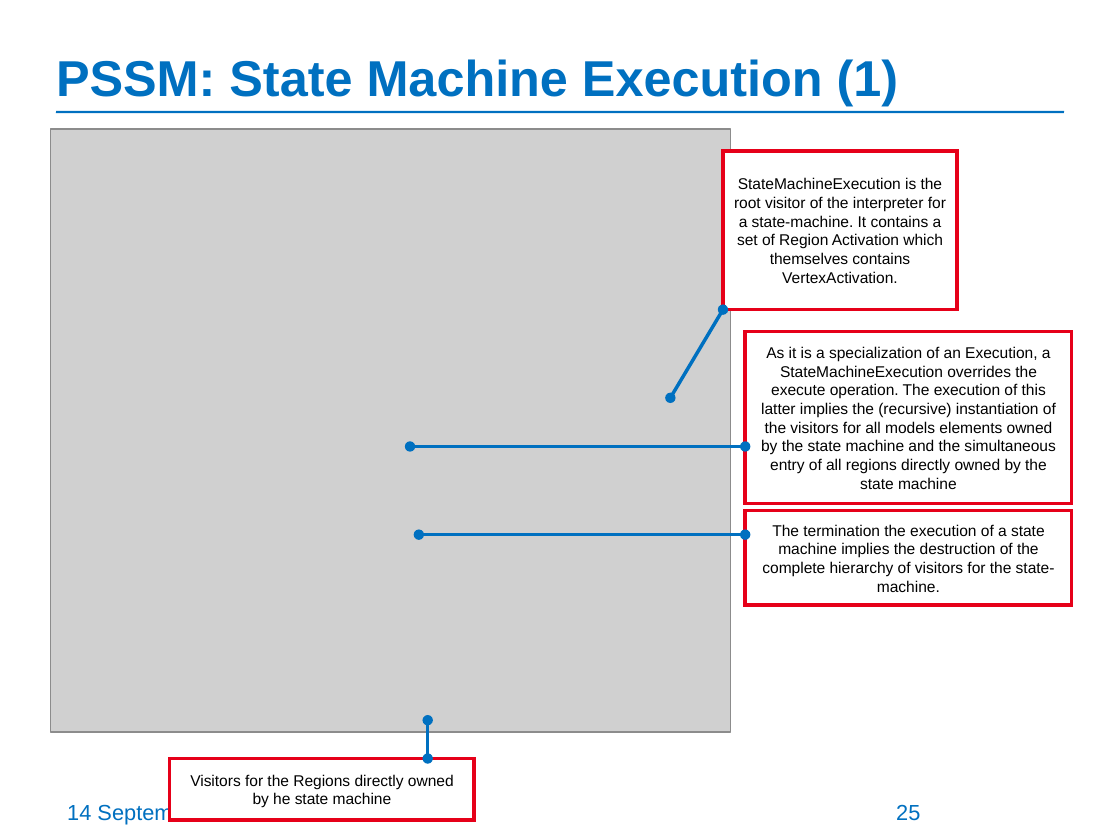
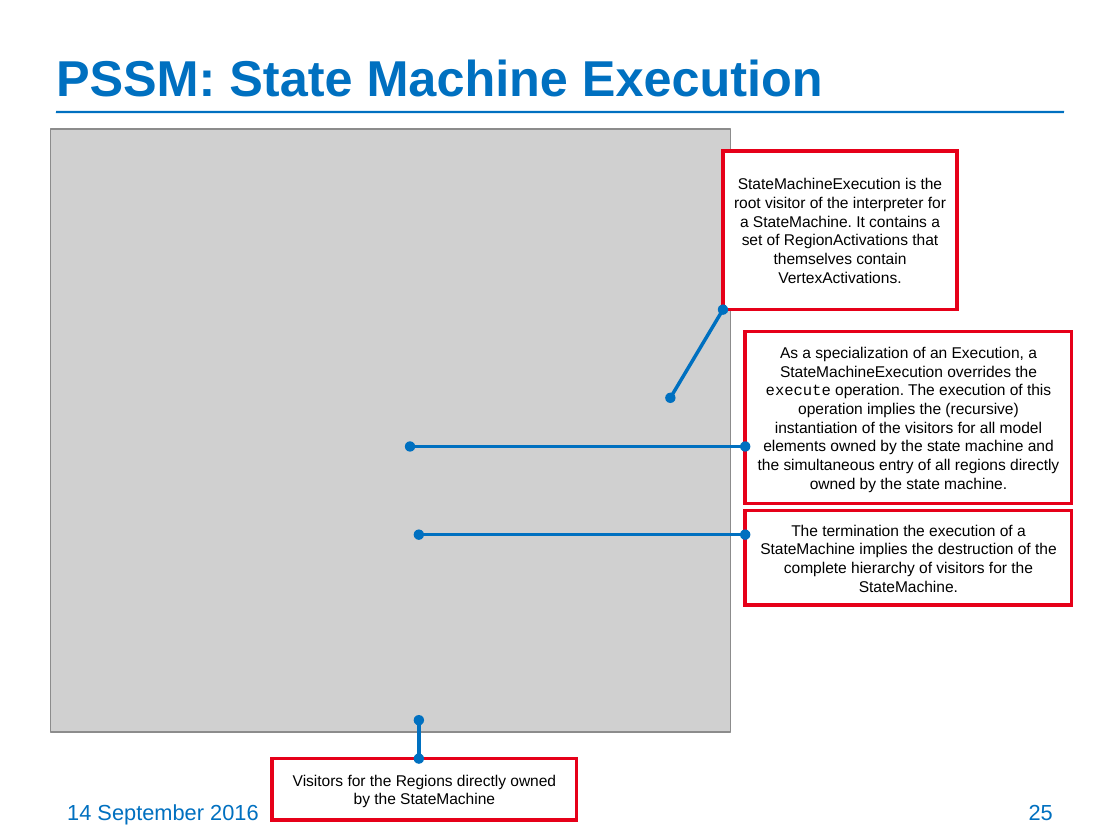
Before and after one commit to ModelDriven/PSSM, a slide deck: slide 25 of Presentations/201609-Chicago-Meeting/PSSM-initial-submission-update.pptx. Drawn at 1120x840 pixels with LibreOffice and Linux fonts; fonts in the diff are those of the drawing; grey boxes stand for pictures. Boxes give left, top, right and bottom in pixels: in the first picture for what was removed or moved away, otherwise in the second. Text is boxed around its words. In the diff, an @@ line names an element or a change of style, - is before the commit and + after.

```diff
--- a/Presentations/201609-Chicago-Meeting/PSSM-initial-submission-update.pptx
+++ b/Presentations/201609-Chicago-Meeting/PSSM-initial-submission-update.pptx
@@ title at bbox=[56, 59, 823, 97]: text changed @@
-PSSM: State Machine Execution (1)
+PSSM: State Machine Execution
@@ text in rectangle at bbox=[734, 177, 946, 283]: text changed @@
-StateMachineExecution is the root visitor of the interpreter for a state-machine. It contains a set of Region Activation which themselves contains VertexActivation.
+StateMachineExecution is the root visitor of the interpreter for a StateMachine. It contains a set of RegionActivations that themselves contain VertexActivations.
@@ text in rectangle at bbox=[758, 346, 1059, 492]: text changed @@
-As it is a specialization of an Execution, a StateMachineExecution overrides the execute operation. The execution of this latter implies the (recursive) instantiation of the visitors for all models elements owned by the state machine and the simultaneous entry of all regions directly owned by the state machine
+As a specialization of an Execution, a StateMachineExecution overrides the execute operation. The execution of this operation implies the (recursive) instantiation of the visitors for all model elements owned by the state machine and the simultaneous entry of all regions directly owned by the state machine.
@@ text in rectangle at bbox=[760, 524, 1057, 592]: text changed @@
-The termination the execution of a state machine implies the destruction of the complete hierarchy of visitors for the state-machine.
+The termination the execution of a StateMachine implies the destruction of the complete hierarchy of visitors for the StateMachine.
@@ double arrow moved from (428, 720) - (428, 758) to (419, 720) - (419, 758) @@
@@ rectangle "Visitors for the Regions directly ...": place and size @@
-rectangle "Visitors for the Regions directly ..." at bbox=[169, 758, 474, 820]
+rectangle "Visitors for the Regions directly ..." at bbox=[272, 758, 577, 820]
@@ text in rectangle at bbox=[293, 774, 556, 808]: text changed @@
-Visitors for the Regions directly owned by he state machine
+Visitors for the Regions directly owned by the StateMachine
@@ page number: place and size @@
-page number at bbox=[896, 804, 920, 821]
+page number at bbox=[1029, 804, 1053, 821]
```
Also in this commit, not shown: 36 other slides changed, 19 slides removed.
